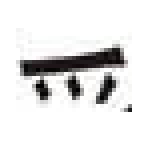
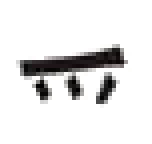
Layered file, before and after one edit (w=152, h=144). Changes by layer:
painted on "Pasted Layer" over [16,28,132,112]
